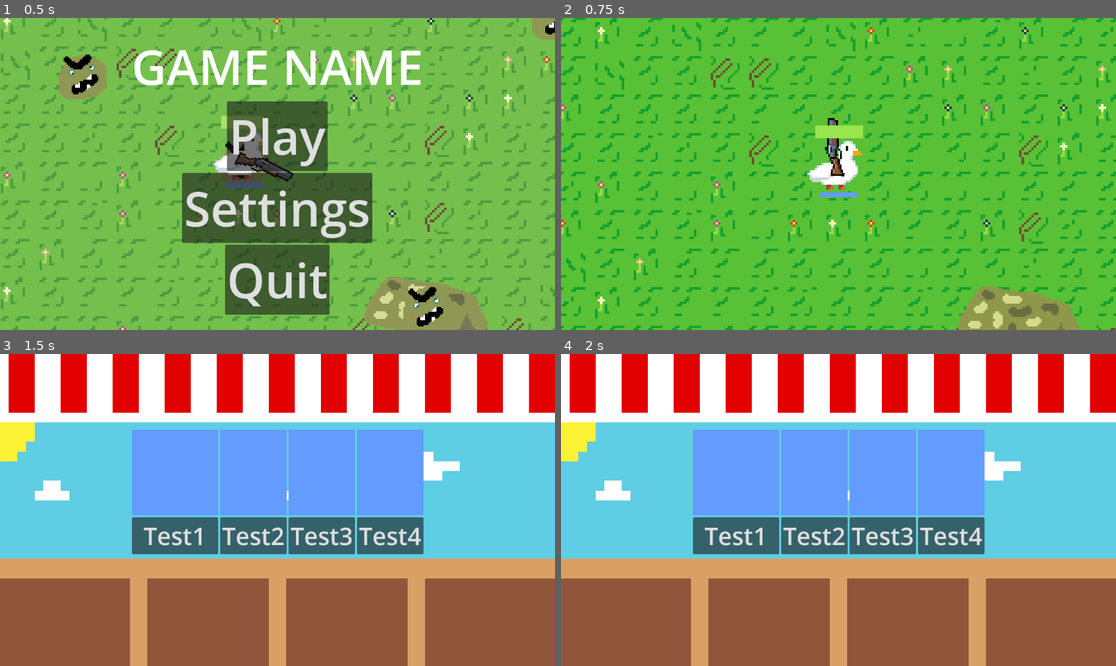
Above: before the commit, frames 1-4 (two rows, left to right).
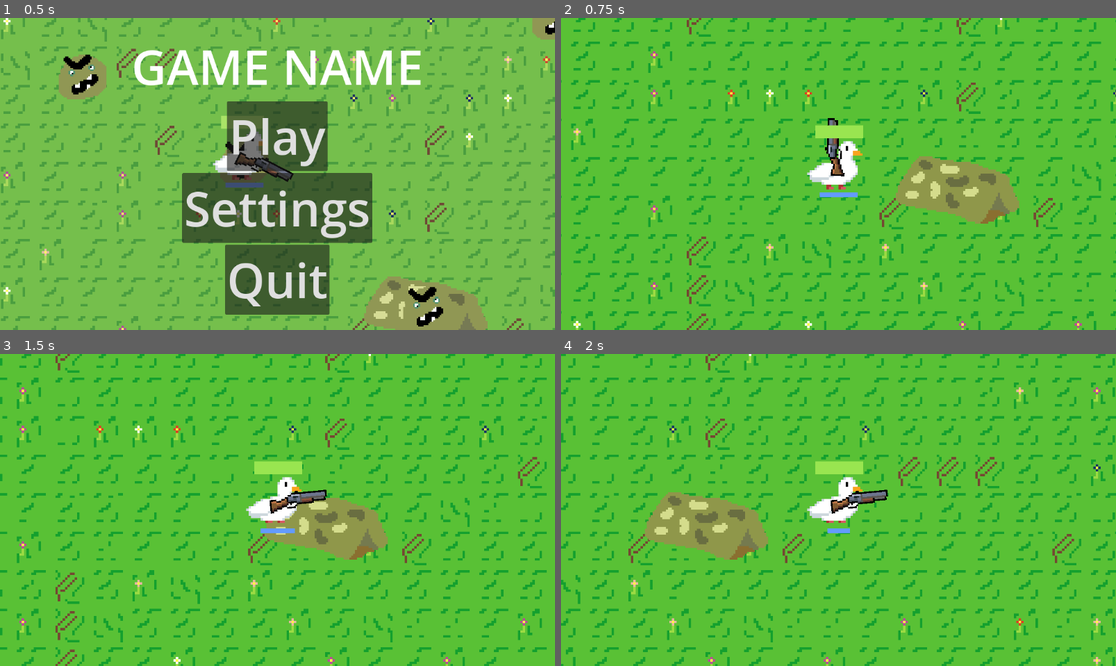
Above: after the commit, the same moments.

Repository: MathiasBenoni/Wave_based_game
Game: Godot game, scene res://scenes/startscreen.tscn
Same seed, same stepped clock (60 frames per second), same inputs: the game is played once before the commit and once after it.
Inputs (mouse positions are in pixels of both pictures, inside the frame that each line leads up to):
- Up to frame 1 (0.5 s): no input
- Up to frame 2 (0.75 s): click "Play" at 0.5 s
- Up to frame 3 (1.5 s): tap Enter (enter) at 1.25, 1.35 s; move the mouse to (399, 494) at 1.27 s; hold D (move_right) from 1.28 s (still down); hold Shift (sprint) from 1.28 s (still down)
- Up to frame 4 (2 s): keep holding D (move_right); keep holding Shift (sprint)

Frame 1 is identical in both runs. In frame 2, 24% of the frame differs, in the area x 0-100%, y 0-100%; in frame 3, 100%; in frame 4, 100%.

Commit message:
Added collision detection 2.0

Diff:
--- a/scenes/coin.tscn
+++ b/scenes/coin.tscn
@@ -1,11 +1,20 @@
-[gd_scene load_steps=6 format=3 uid="uid://b70udkwqjun7c"]
+[gd_scene load_steps=7 format=3 uid="uid://b70udkwqjun7c"]
 
 [ext_resource type="Texture2D" uid="uid://n57f0vh65437" path="res://assets/sprites/coins/1.png" id="1_khip5"]
 [ext_resource type="Script" uid="uid://iwai4fkse2fg" path="res://scripts/coin.gd" id="1_klb0y"]
 [ext_resource type="Texture2D" uid="uid://m23h3efen04e" path="res://assets/sprites/coins/2.png" id="2_ao0wf"]
+[ext_resource type="Texture2D" uid="uid://du1c114rtldgx" path="res://assets/sprites/coins/ash.png" id="2_d14el"]
 
 [sub_resource type="SpriteFrames" id="SpriteFrames_ekljk"]
 animations = [{
+"frames": [{
+"duration": 1.0,
+"texture": ExtResource("2_d14el")
+}],
+"loop": true,
+"name": &"ash",
+"speed": 5.0
+}, {
 "frames": [{
 "duration": 1.0,
 "texture": ExtResource("1_khip5")
@@ -27,7 +36,7 @@
 
 [node name="AnimatedSprite2D" type="AnimatedSprite2D" parent="."]
 sprite_frames = SubResource("SpriteFrames_ekljk")
-frame_progress = 0.89307
+animation = &"ash"
 
 [node name="CollisionShape2D" type="CollisionShape2D" parent="."]
 shape = SubResource("CapsuleShape2D_lyxco")
--- a/scenes/enemy/enemy.tscn
+++ b/scenes/enemy/enemy.tscn
@@ -31,4 +31,5 @@
 position = Vector2(-0.499992, -0.499996)
 shape = SubResource("CircleShape2D_bwjj2")
 
+[connection signal="area_entered" from="." to="." method="_on_area_entered"]
 [connection signal="body_entered" from="." to="." method="_on_body_entered"]
--- a/scenes/main.tscn
+++ b/scenes/main.tscn
@@ -76,7 +76,7 @@
 position = Vector2(500, 287)
 
 [node name="player" parent="." instance=ExtResource("1_misob")]
-position = Vector2(424, 226)
+position = Vector2(442, 260)
 
 [node name="esc_menu" type="CanvasLayer" parent="player"]
 visible = false
--- a/scenes/main_character/player.tscn
+++ b/scenes/main_character/player.tscn
@@ -92,6 +92,7 @@
 grow_vertical = 2
 size_flags_vertical = 8
 value = 100.0
+fill_mode = 6
 nine_patch_stretch = true
 texture_progress = ExtResource("5_4d8ha")
 
--- a/scripts/coin.gd
+++ b/scripts/coin.gd
@@ -4,10 +4,11 @@
 	pass
 
 func _ready() -> void:
-	$timeout.start()
+	pass
 
 func _process(delta: float) -> void:
-	$AnimatedSprite2D.play()
+	delta = delta
+	$AnimatedSprite2D.play("ash")
 
 func _on_body_entered(body: Node2D) -> void:
 	if body.has_method("player"):
--- a/scripts/enemy.gd
+++ b/scripts/enemy.gd
@@ -33,7 +33,10 @@
 	#position += velocity * delta
 
 
-
+	for overlapped_body in get_overlapping_bodies():
+		if overlapped_body.name == "player":
+			get_tree().get_root().get_node("main").minus_life()
+		#print("hit: ", overlapped_body.name)
 
 
 
@@ -49,6 +52,3 @@
 		get_tree().get_root().get_node("main/coins").add_child(coin)
 		#emit_signal("make_coin")
 		queue_free()
-
-	if body.has_method("player"):
-		get_tree().get_root().get_node("main").minus_life()
--- a/scripts/main.gd
+++ b/scripts/main.gd
@@ -4,9 +4,9 @@
 var enemy_scene = preload("res://scenes/enemy/enemy.tscn")
 var spawn
 var number_of_enemies = 12
-var n = true
 var ispostwavetrue = false
-
+var numberOfWaves = 0
+var startPos = Vector2(450,280)
 
 func _ready() -> void:
 
@@ -17,6 +17,32 @@
 	Node.PROCESS_MODE_WHEN_PAUSED
 	$player/esc_menu.hide()
 	$player/shop.hide()
+	nextWave()
+
+
+
+func nextWave():
+	print("Wave " + str(numberOfWaves))
+	$player/post_wave.visible = false
+	$player/esc_menu.hide()
+	$player/shop.hide()
+	$player.position = Vector2(450,280)
+	$player.health = 100
+	$player.sprint = 100
+	numberOfWaves += 1
+
+	for n in $coins.get_children():
+		$coins.remove_child(n)
+		n.queue_free()
+
+	for n in $player/gun/bullets.get_children():
+		$player/gun/bullets.remove_child(n)
+		n.queue_free()
+
+	spawnEnemies()
+
+
+func spawnEnemies():
 	for n in number_of_enemies:
 		var enemy = enemy_scene.instantiate()
 		spawn = randi_range(0, 2)
@@ -25,7 +51,6 @@
 		else:
 			enemy.position = get_tree().get_root().get_node("main/spawns/spawn2").position
 		$enemies.add_child(enemy)
-
 
 func _input(event: InputEvent) -> void:
 	if Input.is_action_just_pressed("esc"):
@@ -41,16 +66,17 @@
 func _process(delta: float) -> void:
 	delta = delta
 
-	if $enemies.get_child_count() == 0 and n == true:
-		print("Shop!")
+
+	if $enemies.get_child_count() == 0:
+
 		post_wave()
 
-		n = false
 
-	if Input.is_action_just_pressed("enter"):
-		$player/post_wave.visible = false
-		ispostwavetrue = false
-		shop()
+		if Input.is_action_just_pressed("enter"):
+			$player/post_wave.visible = false
+			ispostwavetrue = false
+			print("Shop!")
+			shop()
 
 
 func pause():
@@ -66,12 +92,10 @@
 
 func minus_life():
 	$player.health -= 10
-	print("-1 life")
+	$player/hitbox.disabled = true
+	await get_tree().create_timer(1).timeout
+	$player/hitbox.disabled = false
 
-
-func new_wave():
-	n = true
-	pass
 
 func post_wave():
 	$player/post_wave.visible = true
@@ -92,17 +116,21 @@
 
 
 
+
+
+
 func _on_upgrade_1_pressed() -> void:
 	print("Button 1 pressed")
-
+	nextWave()
 
 func _on_upgrade_2_pressed() -> void:
 	print("Button 2 pressed")
-
+	nextWave()
 
 func _on_upgrade_3_pressed() -> void:
 	print("Button 3 pressed")
-
+	nextWave()
 
 func _on_upgrade_4_pressed() -> void:
 	print("Button 4 pressed")
+	nextWave()
--- a/scripts/player.gd
+++ b/scripts/player.gd
@@ -1,7 +1,8 @@
 extends CharacterBody2D
 
-@onready var sprint = $camera/CanvasLayer/sprint
+#@onready var sprint = $camera/CanvasLayer/sprint
 
+@export var sprint := 100
 @export var health := 100
 
 var normal_speed = 100
@@ -19,6 +20,7 @@
 
 func _process(delta: float) -> void:
 
+	$camera/CanvasLayer/sprint.value = sprint
 	$camera/CanvasLayer/health.value = health
 
 ############ Snur spritet ####################
@@ -47,9 +49,9 @@
 	######################### Sprint #############################
 
 	if Input.is_action_pressed("sprint") and (velocity.x != 0 or velocity.y != 0):
-			sprint.value -= 40 * delta
+			sprint -= 40 * delta
 			move_speed = boost_speed
-	if Input.is_action_just_released("sprint") or sprint.value == 0:
+	if Input.is_action_just_released("sprint") or sprint == 0:
 		move_speed = normal_speed
 
 
Binary file added: assets/sprites/coins/ash.png
Not shown, added: assets/sprites/coins/ash.png.import
Binary file changed: assets/sprites/titlescreen-prototype.png
